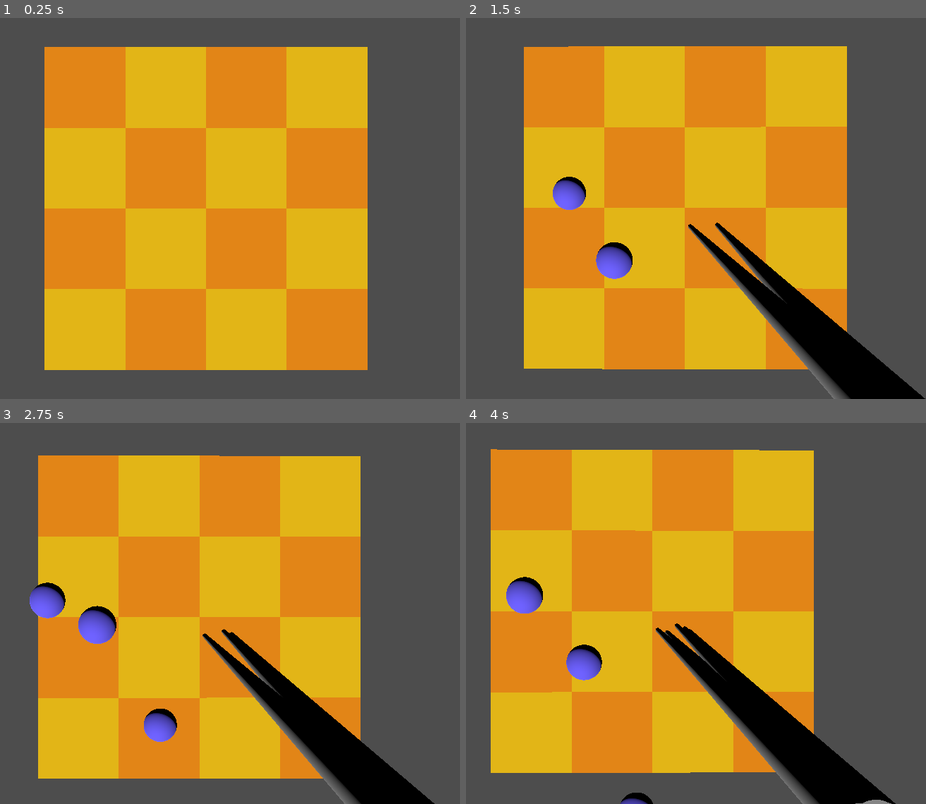
Above: before the commit, frames 1-4 (two rows, left to right).
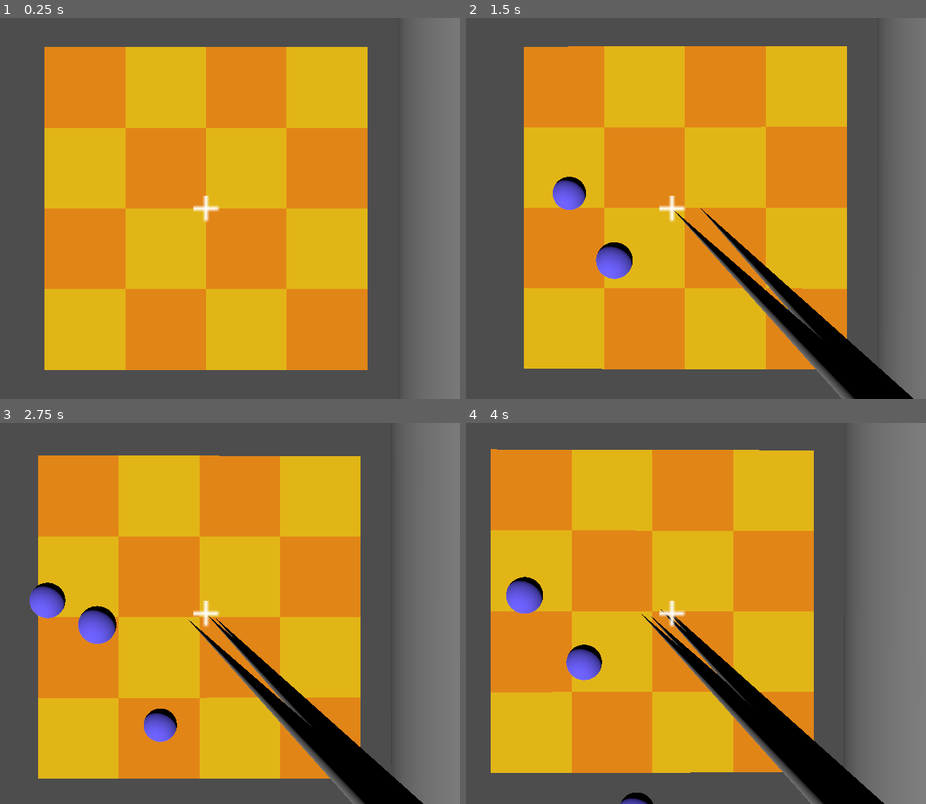
Above: after the commit, the same moments.

Repository: squonk4303/double-eagle
Game: Godot game, scene res://Scenes/shooting_gallery.tscn
Same seed, same stepped clock (60 frames per second), same inputs: the game is played once before the commit and once after it.
Inputs (mouse positions are in pixels of both pictures, inside the frame that each line leads up to):
- Up to frame 1 (0.25 s): no input
- Up to frame 2 (1.5 s): tap Enter at 0.5 s; move the mouse to (700, 208) at 0.52 s; press the mouse at (700, 208) at 0.53 s; move the mouse to (645, 208) at 1.27 s; release the mouse at (645, 208) at 1.28 s; click (645, 208) at 1.35 s
- Up to frame 3 (2.75 s): move the mouse to (220, 605) at 2.02 s; press the mouse at (220, 605) at 2.03 s
- Up to frame 4 (4 s): move the mouse to (663, 621) at 2.77 s; release the mouse at (663, 621) at 2.78 s; click (663, 621) at 2.85 s; move the mouse to (709, 617) at 3.52 s; press the mouse at (709, 617) at 3.53 s

The runs differ from the first frame. In frame 1, 9.4% of the frame differs, in the area x 42-100%, y 0-100%; in frame 2, 8.4%; in frame 3, 13%; in frame 4, 16%, in the area x 38-100%, y 0-100%.

Commit message:
Partway in attempt at raycast collision

Diff:
--- a/Scenes/bullet.tscn
+++ b/Scenes/bullet.tscn
@@ -1,20 +1,15 @@
-[gd_scene load_steps=4 format=3 uid="uid://bx5n31jm0mov6"]
+[gd_scene load_steps=3 format=3 uid="uid://bx5n31jm0mov6"]
 
 [ext_resource type="Script" uid="uid://23l78leh6w1m" path="res://Scripts/bullet.gd" id="1_xjght"]
 
 [sub_resource type="CylinderMesh" id="CylinderMesh_4mw4s"]
 
-[sub_resource type="CylinderShape3D" id="CylinderShape3D_xjght"]
-height = 5.44067
-radius = 0.0424805
-
 [node name="Bullet" type="Area3D"]
 script = ExtResource("1_xjght")
 
 [node name="MeshInstance3D" type="MeshInstance3D" parent="."]
-transform = Transform3D(0.024799, 0, 0, 0, -1.20328e-07, 0.024799, 0, -2.75279, -1.084e-09, 0, 0, -3.14589)
+transform = Transform3D(0.00176464, 0, 0, 0, -1.20328e-07, 0.00176464, 0, -2.75279, -7.71351e-11, 0, 7.68219e-11, -2.7845)
 mesh = SubResource("CylinderMesh_4mw4s")
 
-[node name="CollisionShape3D" type="CollisionShape3D" parent="."]
-transform = Transform3D(1, 0, 0, 0, -4.37114e-08, 1, 0, -1, -4.37114e-08, 0, 1.65414e-10, -3.1421)
-shape = SubResource("CylinderShape3D_xjght")
+[node name="RayCast3D" type="RayCast3D" parent="."]
+transform = Transform3D(1.91069e-15, 4.37114e-08, 1, 1, -4.37114e-08, 0, 4.37114e-08, 1, -4.37114e-08, 0, 0, 0)
--- a/Scenes/shooting_gallery.tscn
+++ b/Scenes/shooting_gallery.tscn
@@ -6,6 +6,7 @@
 [ext_resource type="PackedScene" uid="uid://d2fjk8sjrgt5b" path="res://Scenes/marksman.tscn" id="3_npy5q"]
 [ext_resource type="PackedScene" uid="uid://bx5n31jm0mov6" path="res://Scenes/bullet.tscn" id="3_oy0ci"]
 [ext_resource type="Texture2D" uid="uid://b73y5cam3211y" path="res://Images/crosshair_plus.png" id="5_au61t"]
+[ext_resource type="PackedScene" uid="uid://bajdpb1pwwe0d" path="res://Scenes/cylinder.tscn" id="7_ahrfq"]
 
 [sub_resource type="StandardMaterial3D" id="StandardMaterial3D_hqr8d"]
 albedo_texture = ExtResource("1_es7xq")
@@ -37,12 +38,15 @@
 autostart = true
 
 [node name="HeadsUpDisplay" type="CanvasLayer" parent="."]
-visible = false
 
 [node name="Crosshair" type="Sprite2D" parent="HeadsUpDisplay"]
-position = Vector2(368, 292)
-scale = Vector2(11.6439, 11.6439)
+position = Vector2(360, 270)
+scale = Vector2(5, 5)
 texture = ExtResource("5_au61t")
+offset = Vector2(0.5, 0.5)
 
-[connection signal="gun0_fired" from="Marksman" to="." method="_on_marksman_gun_0_fired"]
+[node name="Cylinder" parent="." instance=ExtResource("7_ahrfq")]
+transform = Transform3D(10, 0, 0, 0, 10, 0, 0, 0, 10, 10.8419, 0, 0)
+
+[connection signal="gun_0_fired" from="Marksman" to="." method="_on_marksman_gun_0_fired"]
 [connection signal="timeout" from="BallTimer" to="." method="_on_ball_timer_timeout"]
--- a/Scripts/ball.gd
+++ b/Scripts/ball.gd
@@ -6,6 +6,8 @@
     position = start_position
     apply_force(Vector3(1, 1, 0) * 200)
 
+func on_ray_hit():
+    print("--- I'M HIT")
 
 func _on_visible_on_screen_notifier_3d_screen_exited() -> void:
     queue_free()
--- a/Scripts/bullet.gd
+++ b/Scripts/bullet.gd
@@ -1,5 +1,18 @@
 extends Node3D
+
+@onready var ray = $RayCast3D
+
 
 func initialize(start_position, start_rotation):
     position = start_position
     rotation = start_rotation
+
+func _physics_process(delta: float) -> void:
+    var space_state = get_world_3d().direct_space_state
+    if $RayCast3D.is_colliding():
+        print("I collided")
+        var collider = ray.get_collider()
+        collider.add_force(Vector3(0, 1000, 0))
+        collider.on_ray_hit()
+
+    # queue_free()
--- a/Scripts/marksman.gd
+++ b/Scripts/marksman.gd
@@ -10,7 +10,8 @@
 
 var to_rotate: Vector3
 
-signal gun0_fired(b_position: Vector3, b_rotation: Vector3)
+signal gun_0_fired(b_position: Vector3, b_rotation: Vector3)
+
 
 func _ready():
     # Capture mouse
@@ -28,9 +29,10 @@
 
     if event.is_action_pressed("primary_fire"):
         # Tweak position before emitting
-        var bullet_position = camera.global_position + Vector3(0.1, -0.1, -0.1)
+        var offset = Vector3(1, -1, -1) * 0.01
+        var bullet_position = camera.global_position + offset
         # Emit signal to spawn a bullet in parent scene
-        gun0_fired.emit(bullet_position, camera.global_rotation)
+        gun_0_fired.emit(bullet_position, camera.global_rotation)
 
     if event.is_action_pressed("LMB"):
         # Recapture mouse upon clicking inside window
--- a/Scripts/shooting_gallery.gd
+++ b/Scripts/shooting_gallery.gd
@@ -14,8 +14,6 @@
     add_child(ball)
 
 func _on_marksman_gun_0_fired(b_position: Vector3, b_rotation: Vector3) -> void:
-    pass # Replace with function body.
-
     print("Firing @ ", b_position, b_rotation)
     var bullet = bullet_scene.instantiate()
     bullet.initialize(b_position, b_rotation)
Not shown: 1 places in Scenes/shooting_gallery.tscn that only renumber resources
